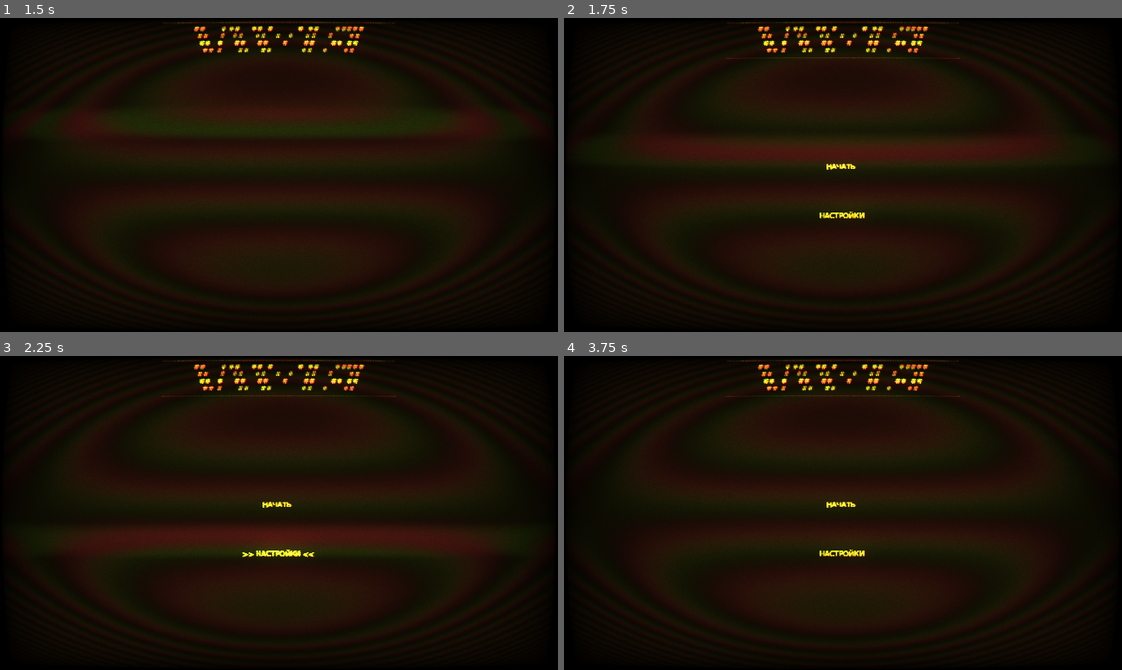
Above: before the commit, frames 1-4 (two rows, left to right).
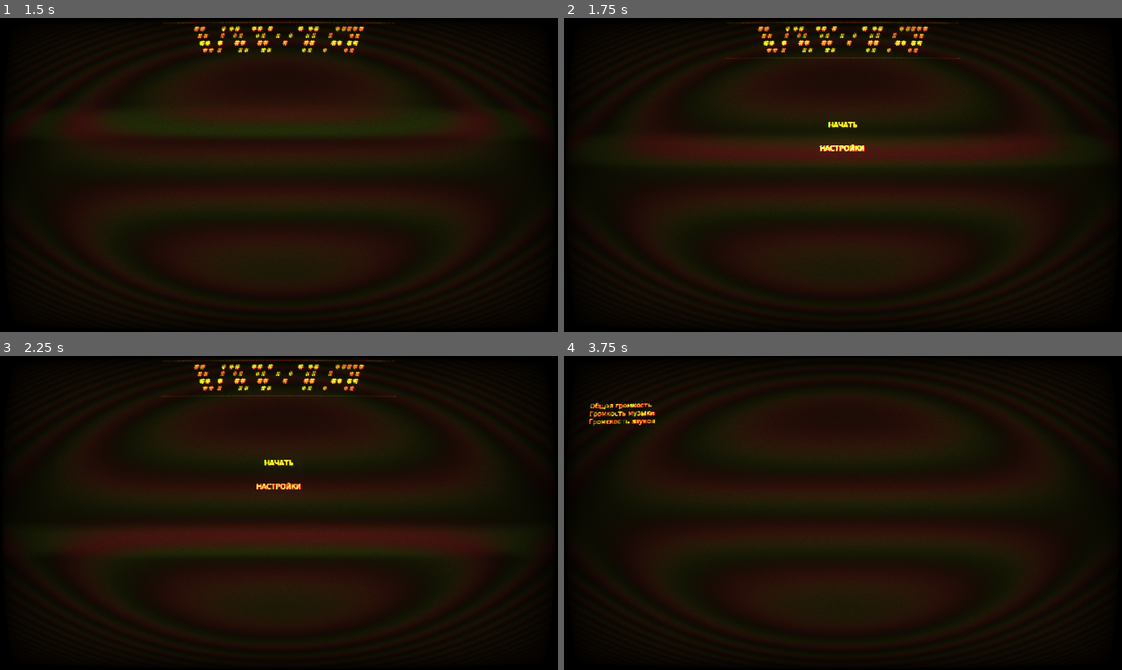
Above: after the commit, the same moments.

Repository: Fugach/Crashers-Squared
Game: Godot game, scene res://main_menu.tscn
Two runs of this game, one before a commit and one after it. Both use one fixed random seed, a clock stepped at 60 frames per second and the inputs below. Sound files missing from this copy of the repository are replaced by a short silence.
Inputs (mouse positions are in pixels of both pictures, inside the frame that each line leads up to):
- Up to frame 1 (1.5 s): tap Enter at 0.5 s; move the mouse to (401, 159) at 0.52 s; hold D (move_right) from 0.53 s (still down); tap F8 (crash) at 0.6 s; tap Space (jump) at 0.77 s; tap 1 (item1) at 0.8, 1.35 s; move the mouse to (167, 190) at 1.27 s
- Up to frame 2 (1.75 s): keep holding D (move_right); tap Space (jump) at 1.52 s; tap 2 (item2) at 1.55 s
- Up to frame 3 (2.25 s): release D (move_right) at 2 s; click (279, 553) at 2 s, where only the run before the commit has a clickable "НАСТРОЙКИ"
- Up to frame 4 (3.75 s): click (843, 553) at 2.75 s, where only the run before the commit has a clickable ">> НАСТРОЙКИ <<"; click (843, 531) at 3.52 s

Frame 1 is identical in both runs. In frame 2, 0.5% of the frame differs, in the area x 45-54%, y 33-64%; in frame 3, 0.5%; in frame 4, 1.7%, in the area x 4-71%, y 1-64%.

Commit message:
+ Исправил присутствие коллизии у rl_pickable после подбора + Начал допиливать главное меню + Мелкие изменения

Diff:
--- /dev/null
+++ b/default_bus_layout.tres
@@ -0,0 +1,15 @@
+[gd_resource type="AudioBusLayout" format=3 uid="uid://d3p6onew80nrs"]
+
+[resource]
+bus/1/name = &"sound"
+bus/1/solo = false
+bus/1/mute = false
+bus/1/bypass_fx = false
+bus/1/volume_db = 0.0
+bus/1/send = &"Master"
+bus/2/name = &"music"
+bus/2/solo = false
+bus/2/mute = false
+bus/2/bypass_fx = false
+bus/2/volume_db = 0.0
+bus/2/send = &"Master"
--- a/enemy.gd
+++ b/enemy.gd
@@ -43,6 +43,7 @@
 		elif hp > 0:
 			velocity.x *= 0.9
 		if hp <= 0:
+			GlobalVars.killed += 1
 			$Sprite2D.self_modulate = Color(1, 1, 1, 0)
 			$CollisionShape2D.disabled = true
 			WEAPON.hide()
@@ -116,5 +117,4 @@
 func _on_shoot_timeout_timeout() -> void:
 	can_shoot = true
 func _on_cpu_particles_2d_finished() -> void:
-	GlobalVars.killed += 1
 	queue_free()
--- a/global_vars.gd
+++ b/global_vars.gd
@@ -4,6 +4,7 @@
 @onready var player_hp : int = 100
 @onready var lifes : int = 3
 var current_item = "nothing"
+var current_slot = ""
 var items = {
 	"item1": "nothing",
 	"item2": "nothing",
--- a/main.gd
+++ b/main.gd
@@ -3,6 +3,7 @@
 @onready var camera : Camera2D = $Player/Camera2D
 @onready var player : CharacterBody2D = $Player
 
+var master_bus = AudioServer.get_bus_index("Master")
 var last_papers_animation : String = ""
 var last_other_anim : String = ""
 var is_paused : bool = false
@@ -17,6 +18,16 @@
 	$UI/Restart.hide()
 	$SubViewport.use_hdr_2d = true
 
+func _input(event: InputEvent) -> void:
+	if Input.is_action_just_pressed("crash"):
+		get_tree().quit(0)
+	#if Input.is_action_just_pressed("vol_up"):
+		#AudioServer.set_bus_volume_linear(master_bus, AudioServer.get_bus_volume_linear(master_bus) + 10)
+		#print(AudioServer.get_bus_volume_linear(master_bus))
+	#elif Input.is_action_just_pressed("vol_down"):
+		#AudioServer.set_bus_volume_linear(master_bus, AudioServer.get_bus_volume_linear(master_bus) - 10)
+		#AudioServer.get_bus_volume_linear(master_bus)
+		#linear_to_db()
 func _process(delta: float) -> void:
 	$UI/HUD.scale = $Player/Camera2D.scale
 	$UI/HUD/HPBar/Label.text = str(GlobalVars.player_hp)
@@ -158,7 +169,3 @@
 		$TileMapLayer/bg.clear()
 		$TileMapLayer.gen_dungeon(randi_range(4, 16))
 		player.respawn()
-
-func _input(event: InputEvent) -> void:
-	if Input.is_action_just_pressed("crash"):
-		get_tree().quit(0)
--- a/main_menu.gd
+++ b/main_menu.gd
@@ -1,12 +1,10 @@
 extends Node2D
-
 
 @onready var text: RichTextLabel = $RichTextLabel
 
-# Called when the node enters the scene tree for the first time.
 func _ready() -> void:
-	$"НАЧАТЬ".hide()
-	$"НАСТРОЙКИ".hide()
+	$start.hide()
+	$settings.hide()
 	text.text = ""
 	#text.default_color = Color(1.0, 0.635, 0.227, 1.0)
 	await wait(0.5)
@@ -14,6 +12,13 @@
 	await wait(0.1)
 	text.text += "\n" + "\n" + "CPU: " + str(OS.get_processor_name())
 	await wait(0.5)
+	main_menu()
+
+func repeat(input, amount):
+	for x in amount:
+		text.text += input
+
+func main_menu():
 	text.text = ""
 	text.horizontal_alignment = HORIZONTAL_ALIGNMENT_CENTER
 	text.text = "-".repeat(100)
@@ -24,34 +29,42 @@
 	text.text += "\n" + "## #       ##     ##             ##    #       ##"
 	await wait(0.2)
 	text.text += "\n" + "-".repeat(100)
-	$"НАСТРОЙКИ".show()
-	$"НАЧАТЬ".show()
+	text.text += "\n\n\n\n\n\n\n\n\n" + "НАЧАТЬ"
+	text.text += "\n\n\n" + "НАСТРОЙКИ"
+	$settings.show()
+	$start.show()
+func settings():
+	$settings.hide()
+	$start.hide()
+	text.text = ""
+	text.horizontal_alignment = HORIZONTAL_ALIGNMENT_LEFT
+	text.text += "\n\n\n\n\n\n"
+	repeat(" ", 10)
+	text.text += "Общая громкость\n"
+	repeat(" ", 10)
+	text.text += "Громкость музыки\n"
+	repeat(" ", 10)
+	text.text += "Громскость звуков\n"
 
- #...##...##.....##....#####
- #..###...##.#.#.##...#...##
- #.#.##...##..#..##.....#.##
- ##..##...##.....##...#...##
-
-# Called every frame. 'delta' is the elapsed time since the previous frame.
 func _process(delta: float) -> void:
 	pass
 
 func wait(x):
 	await get_tree().create_timer(x).timeout
 
-func _on_НАЧАТЬ_button_pressed() -> void:
+func _on_start_button_pressed() -> void:
 	GlobalVars.lifes = 3
 	get_tree().change_scene_to_file("res://main.tscn")
-func _on_НАЧАТЬ_button_mouse_entered() -> void:
+func _on_start_button_mouse_entered() -> void:
 	$choose.play()
-	$"НАЧАТЬ".text = ">> НАЧАТЬ <<"
-func _on_НАЧАТЬ_button_mouse_exited() -> void:
-	$"НАЧАТЬ".text = "НАЧАТЬ"
+	$start.text = ">>                 <<"
+func _on_start_button_mouse_exited() -> void:
+	$start.text = ""
 
-func _on_настройки_pressed() -> void:
-	pass
-func _on_настройки_mouse_entered() -> void:
+func _on_settings_pressed() -> void:
+	settings()
+func _on_settings_mouse_entered() -> void:
 	$choose.play()
-	$"НАСТРОЙКИ".text = ">> НАСТРОЙКИ <<"
-func _on_настройки_mouse_exited() -> void:
-	$"НАСТРОЙКИ".text = "НАСТРОЙКИ"
+	$settings.text = ">>                          <<"
+func _on_settings_mouse_exited() -> void:
+	$settings.text = ""
--- a/main_menu.tscn
+++ b/main_menu.tscn
@@ -64,6 +64,7 @@
 scale = Vector2(0.5, 0.5)
 focus_mode = 2
 theme_override_colors/default_color = Color(0.4609375, 0.25970104, 0.05041504, 1)
+theme_override_colors/selection_color = Color(0.18275288, 0.088113904, 0, 0.56078434)
 theme_override_fonts/normal_font = ExtResource("4_nlkkf")
 text = "О, ты пользуешься Windows? Это… не самый удачный выбор. Ну, знаешь, наверное, это подойдёт тем, кому не особо в …(195 unchanged characters)…
 
@@ -82,12 +83,12 @@
 autoplay = true
 parameters/looping = true
 
-[node name="НАЧАТЬ" type="Button" parent="." unique_id=978894720]
+[node name="start" type="Button" parent="." unique_id=978894720]
 modulate = Color(6.840123, 6.840123, 6.840123, 1)
-offset_left = 285.0
-offset_top = 159.0
-offset_right = 417.0
-offset_bottom = 206.0
+offset_left = 287.0
+offset_top = 155.0
+offset_right = 419.0
+offset_bottom = 202.0
 scale = Vector2(0.5, 0.5)
 theme_override_colors/font_color = Color(0.4627451, 0.25882354, 0.050980393, 1)
 theme_override_colors/font_focus_color = Color(0.56078434, 0.31764707, 0.06666667, 1)
@@ -100,17 +101,16 @@
 theme_override_styles/hover = SubResource("StyleBoxEmpty_glbon")
 theme_override_styles/disabled = SubResource("StyleBoxEmpty_8qtwp")
 theme_override_styles/focus = SubResource("StyleBoxEmpty_jix8l")
-text = "НАЧАТЬ"
 
 [node name="choose" type="AudioStreamPlayer2D" parent="." unique_id=645220742]
 stream = ExtResource("5_glbon")
 
-[node name="НАСТРОЙКИ" type="Button" parent="." unique_id=521719144]
+[node name="settings" type="Button" parent="." unique_id=521719144]
 modulate = Color(6.840123, 6.840123, 6.840123, 1)
 offset_left = 279.0
-offset_top = 215.0
+offset_top = 189.0
 offset_right = 439.0
-offset_bottom = 262.0
+offset_bottom = 236.0
 scale = Vector2(0.5, 0.5)
 theme_override_colors/font_color = Color(0.4627451, 0.25882354, 0.050980393, 1)
 theme_override_colors/font_focus_color = Color(0.56078434, 0.31764707, 0.06666667, 1)
@@ -123,11 +123,10 @@
 theme_override_styles/hover = SubResource("StyleBoxEmpty_glbon")
 theme_override_styles/disabled = SubResource("StyleBoxEmpty_8qtwp")
 theme_override_styles/focus = SubResource("StyleBoxEmpty_jix8l")
-text = "НАСТРОЙКИ"
 
-[connection signal="mouse_entered" from="НАЧАТЬ" to="." method="_on_НАЧАТЬ_button_mouse_entered"]
-[connection signal="mouse_exited" from="НАЧАТЬ" to="." method="_on_НАЧАТЬ_button_mouse_exited"]
-[connection signal="pressed" from="НАЧАТЬ" to="." method="_on_НАЧАТЬ_button_pressed"]
-[connection signal="mouse_entered" from="НАСТРОЙКИ" to="." method="_on_настройки_mouse_entered"]
-[connection signal="mouse_exited" from="НАСТРОЙКИ" to="." method="_on_настройки_mouse_exited"]
-[connection signal="pressed" from="НАСТРОЙКИ" to="." method="_on_настройки_pressed"]
+[connection signal="mouse_entered" from="start" to="." method="_on_start_button_mouse_entered"]
+[connection signal="mouse_exited" from="start" to="." method="_on_start_button_mouse_exited"]
+[connection signal="pressed" from="start" to="." method="_on_start_button_pressed"]
+[connection signal="mouse_entered" from="settings" to="." method="_on_settings_mouse_entered"]
+[connection signal="mouse_exited" from="settings" to="." method="_on_settings_mouse_exited"]
+[connection signal="pressed" from="settings" to="." method="_on_settings_pressed"]
--- a/player.gd
+++ b/player.gd
@@ -8,7 +8,8 @@
 const box = preload("res://box.tscn")
 const nailbreaker = preload("res://nailbreaker.tscn")
 const enemy = preload("res://enemy.tscn")
-const RL = preload("uid://ckx7bvbme276a")
+const RL = preload("res://weapons/RL/rl_pickable.tscn")
+const shotgun = preload("res://weapons/Shotgun/shotgun_pickable.tscn")
 
 var is_sliding : bool = false
 var is_slamming : bool = false
@@ -71,6 +72,11 @@
 		new_enemy.global_position = get_global_mouse_position()
 		get_parent().add_child(new_enemy)
 		new_enemy.name = "enemy" + str(GlobalVars.killed)
+	elif Input.is_action_just_pressed("spawn_SHOTGUN"):
+		print("SHOTGUN")
+		var new_shotgun = shotgun.instantiate()
+		new_shotgun.global_position = get_global_mouse_position()
+		get_parent().add_child(new_shotgun)
 
 
 func jump():
@@ -158,13 +164,25 @@
 
 	if Input.is_action_just_pressed("item1"):
 		GlobalVars.current_item = GlobalVars.items.item1
-		print(GlobalVars.current_item)
+		GlobalVars.current_slot = "item1"
+		if GlobalVars.current_item == "nothing":
+			$Camera2D.position_smoothing_enabled = true
+		else:
+			$Camera2D.position_smoothing_enabled = false
 	elif Input.is_action_just_pressed("item2"):
 		GlobalVars.current_item = GlobalVars.items.item2
-		print(GlobalVars.current_item)
+		GlobalVars.current_slot = "item2"
+		if GlobalVars.current_item == "nothing":
+			$Camera2D.position_smoothing_enabled = true
+		else:
+			$Camera2D.position_smoothing_enabled = false
 	elif Input.is_action_just_pressed("item3"):
 		GlobalVars.current_item = GlobalVars.items.item3
-		print(GlobalVars.current_item)
+		GlobalVars.current_slot = "item3"
+		if GlobalVars.current_item == "nothing":
+			$Camera2D.position_smoothing_enabled = true
+		else:
+			$Camera2D.position_smoothing_enabled = false
 
 	if Input.is_action_pressed("zoom_in"):
 		$Camera2D.zoom.x = min($Camera2D.zoom.x + 0.3 * delta, 1.0)
--- a/project.godot
+++ b/project.godot
@@ -136,6 +136,21 @@
 "events": [Object(InputEventKey,"resource_local_to_scene":false,"resource_name":"","device":-1,"window_id":0,"alt_press …(195 unchanged characters)…
 ]
 }
+spawn_SHOTGUN={
+"deadzone": 0.2,
+"events": [Object(InputEventKey,"resource_local_to_scene":false,"resource_name":"","device":-1,"window_id":0,"alt_pressed":false,"shift_pressed":false,"ctrl_pressed":false,"meta_pressed":false,"pressed":false,"keycode":0,"physical_keycode":67,"key_label":0,"unicode":99,"location":0,"echo":false,"script":null)
+]
+}
+vol_up={
+"deadzone": 0.2,
+"events": [Object(InputEventKey,"resource_local_to_scene":false,"resource_name":"","device":-1,"window_id":0,"alt_pressed":false,"shift_pressed":false,"ctrl_pressed":false,"meta_pressed":false,"pressed":false,"keycode":0,"physical_keycode":61,"key_label":0,"unicode":61,"location":0,"echo":false,"script":null)
+]
+}
+vol_down={
+"deadzone": 0.2,
+"events": [Object(InputEventKey,"resource_local_to_scene":false,"resource_name":"","device":-1,"window_id":0,"alt_pressed":false,"shift_pressed":false,"ctrl_pressed":false,"meta_pressed":false,"pressed":false,"keycode":0,"physical_keycode":45,"key_label":0,"unicode":45,"location":0,"echo":false,"script":null)
+]
+}
 
 [rendering]
 
--- a/rocket.gd
+++ b/rocket.gd
@@ -45,7 +45,6 @@
 
 func _on_collision_body_entered(body: Node2D):
 	if ((body is CharacterBody2D) or (body is RigidBody2D)) and can_push:
-		print(body)
 		var explosion_pos = ExplosionPos.global_position
 		var dir = (body.global_position - explosion_pos).normalized()
 		var distance = explosion_pos.distance_to(body.global_position)
--- a/weapons/RL/RL.gd
+++ b/weapons/RL/RL.gd
@@ -5,6 +5,7 @@
 @onready var RotationOffset: Node2D = $RotationOffset
 @onready var ShootPos: Marker2D = $RotationOffset/RL_sprite/shoot_pos
 
+var my_slot : String = ""
 var time_between_shot: float = 0.5
 var can_shoot: bool = true
 var current_angle: float = 0.0
@@ -14,7 +15,7 @@
 	$ShootTimer.wait_time = time_between_shot
 
 func _process(delta: float) -> void:
-	if GlobalVars.current_item == "RL":
+	if GlobalVars.current_slot == my_slot:
 		visible = true
 		RL_logic(delta)
 	else:
@@ -34,7 +35,6 @@
 	if Input.is_action_just_pressed("lmb") and can_shoot:
 		can_shoot = false
 		$ShootTimer.start()
-		print("START")
 		var new_rocket = ROCKET.instantiate()
 		new_rocket.global_position = ShootPos.global_position
 		new_rocket.global_rotation = ShootPos.global_rotation
@@ -42,4 +42,3 @@
 
 func _on_shoot_timer_timeout() -> void:
 	can_shoot = true
-	print("END")
--- a/weapons/RL/rigid_body_2d.gd
+++ b/weapons/RL/rigid_body_2d.gd
@@ -4,22 +4,24 @@
 const RL = preload("uid://brcehntt6lxn6")
 
 @onready var player = get_node("/root/main/Player")
+
 func _ready() -> void:
 	pass
 func _on_area_2d_body_entered(body: Node2D) -> void:
 	if visible and "Player" in str(body):
 		for x in GlobalVars.items:
 			if "nothing" in GlobalVars.items[x]:
-				$CollisionShape2D.set_deferred("freeze", true)
+				collision_layer = 16
 				# TODO: отключить нормально коллизию
-				visible = false
-				$pickup.play()
+				$Sprite2D.self_modulate.a = 0.0
 				GlobalVars.items[x] = "RL"
 				var new_RL = RL.instantiate()
 				player.add_child(new_RL)
-				await $pickup.finished
-				print(GlobalVars.items)
-				queue_free()
+				print(x)
+				new_RL.my_slot = x
+				$pickup.play()
 				break
 func push(pwr, dir):
 	linear_velocity += dir * pwr
+func _on_pickup_finished() -> void:
+	queue_free()
--- a/weapons/RL/rl_pickable.tscn
+++ b/weapons/RL/rl_pickable.tscn
@@ -32,3 +32,4 @@
 stream = ExtResource("62_gauwa")
 
 [connection signal="body_entered" from="Area2D" to="." method="_on_area_2d_body_entered"]
+[connection signal="finished" from="pickup" to="." method="_on_pickup_finished"]
--- /dev/null
+++ b/weapons/Shotgun/shotgun_pickable.gd
@@ -0,0 +1,18 @@
+extends RigidBody2D
+
+
+@onready var player = get_node("/root/main/Player")
+
+func _ready() -> void:
+	pass # Replace with function body.
+
+
+func _process(delta: float) -> void:
+	pass
+
+
+func _on_area_2d_body_entered(body: Node2D) -> void:
+	pass # Replace with function body.
+
+func push(pwr, dir):
+	linear_velocity += dir * pwr
--- a/weapons/Shotgun/shotgun_pickable.tscn
+++ b/weapons/Shotgun/shotgun_pickable.tscn
@@ -1,11 +1,28 @@
 [gd_scene format=3 uid="uid://dhjphrjas8n7d"]
 
+[ext_resource type="Script" uid="uid://dhjqolrlj8gwx" path="res://weapons/Shotgun/shotgun_pickable.gd" id="1_8ar0q"]
 [ext_resource type="Texture2D" uid="uid://ckpacdte3gvhm" path="res://textures/idk2.png" id="1_te55x"]
 
-[node name="ShotgunPickable" type="Node2D" unique_id=1303706505]
+[sub_resource type="RectangleShape2D" id="RectangleShape2D_cyx5m"]
+size = Vector2(23, 11)
 
-[node name="Sprite2D" type="Sprite2D" parent="." unique_id=1035572009]
+[node name="RigidBody2D" type="RigidBody2D" unique_id=378494943]
+script = ExtResource("1_8ar0q")
+
+[node name="Sprite2D" type="Sprite2D" parent="." unique_id=2069416879]
 texture = ExtResource("1_te55x")
 flip_h = true
 region_enabled = true
 region_rect = Rect2(0, 0, 20, 7)
+
+[node name="Area2D" type="Area2D" parent="." unique_id=86922617]
+visible = false
+
+[node name="CollisionShape2D" type="CollisionShape2D" parent="Area2D" unique_id=257651632]
+position = Vector2(-0.5, -0.5)
+shape = SubResource("RectangleShape2D_cyx5m")
+
+[node name="CollisionPolygon2D" type="CollisionPolygon2D" parent="." unique_id=1845195374]
+polygon = PackedVector2Array(-10, 4, -10, 1, -6, -3, 10, -3, 10, 1, 8, 2, 5, 2, 5, 1, 0, 1, 0, 2, -1, 3, -4, 3, -4, 2, -6, 2, -7, 4)
+
+[connection signal="body_entered" from="Area2D" to="." method="_on_area_2d_body_entered"]
Not shown, added: weapons/Shotgun/shotgun_pickable.gd.uid
Not shown, added: main.tscn7419767021.tmp
Not shown, added: main.tscn7434673974.tmp
